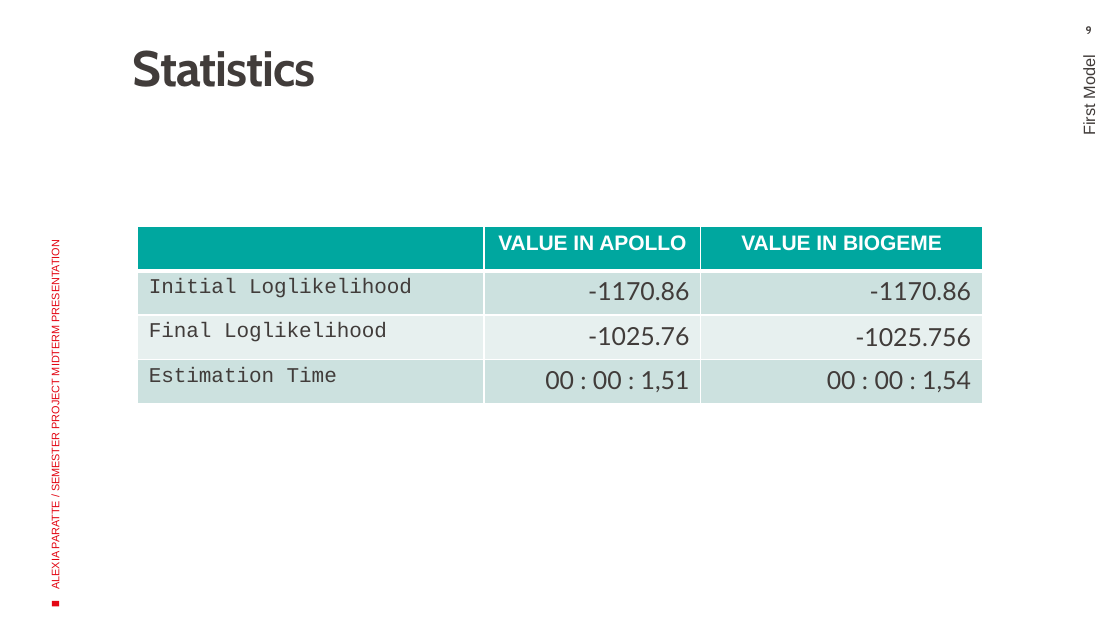
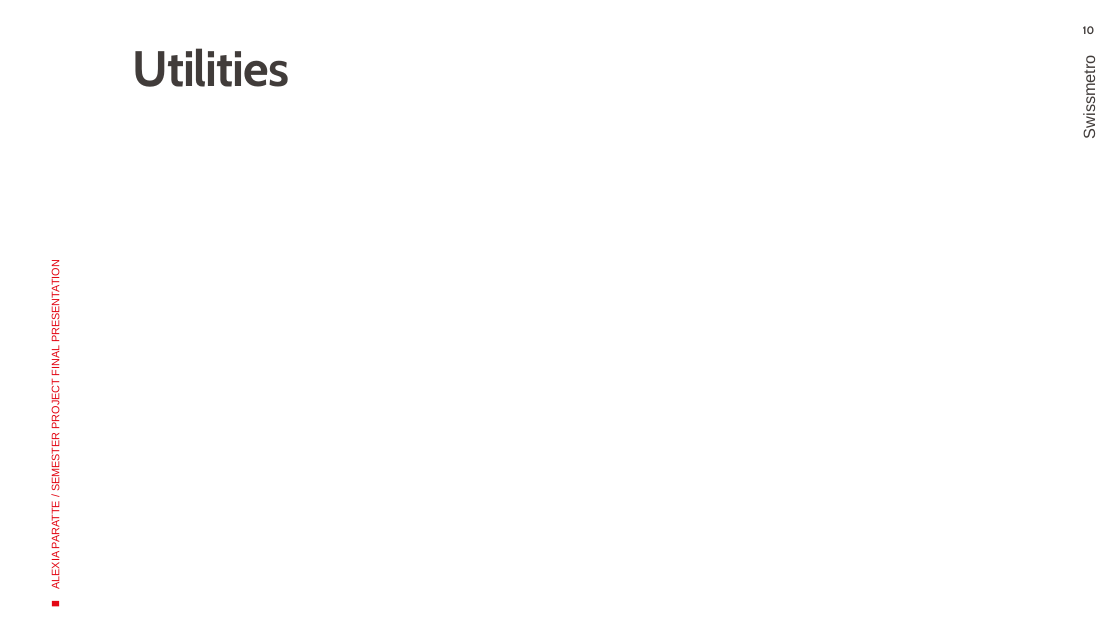
Before and after one commit to araccoon22/Semester-project, a slide deck: slide 10 of Documentation/Reports/Final Presentation - Semester project.pptx (slide 9 before the commit). Drawn at 1120x630 pixels with LibreOffice and Linux fonts; fonts in the diff are those of the drawing; grey boxes stand for pictures; background and template pictures are left out. Boxes give left, top, right and bottom in pixels: in the first picture for what was removed or moved away, otherwise in the second. Text is boxed around its words. In the diff, an @@ line names an element or a change of style, - is before the commit and + after.

```diff
--- a/Documentation/Reports/Final Presentation - Semester project.pptx
+++ b/Documentation/Reports/Final Presentation - Semester project.pptx
@@ page number at (1083, 26, 1095, 34): text changed @@
-9
+10
@@ title removed at (133, 50, 316, 87) @@
-Statistics
@@ title added at (133, 48, 290, 87), 32 pt, text #413C3A, bold @@
+Utilities
@@ text at (1080, 63, 1098, 137): text changed @@
-First Model
+Swissmetro
@@ table removed at (138, 226, 982, 403), 4 rows, 3 columns @@
- | VALUE IN APOLLO | VALUE IN BIOGEME
-Initial Loglikelihood | -1170.86 | -1170.86
-Final Loglikelihood | -1025.76 | -1025.756
-Estimation Time | 00 : 00 : 1,51 | 00 : 00 : 1,54
@@ text at (50, 268, 62, 589): text changed @@
-ALEXIA PARATTE / SEMESTER PROJECT MIDTERM PRESENTATION
+ALEXIA PARATTE / SEMESTER PROJECT FINAL PRESENTATION
```
Also in this commit, not shown: 13 other slides changed, 1 slide added, 6 slides removed, 2 other files.
